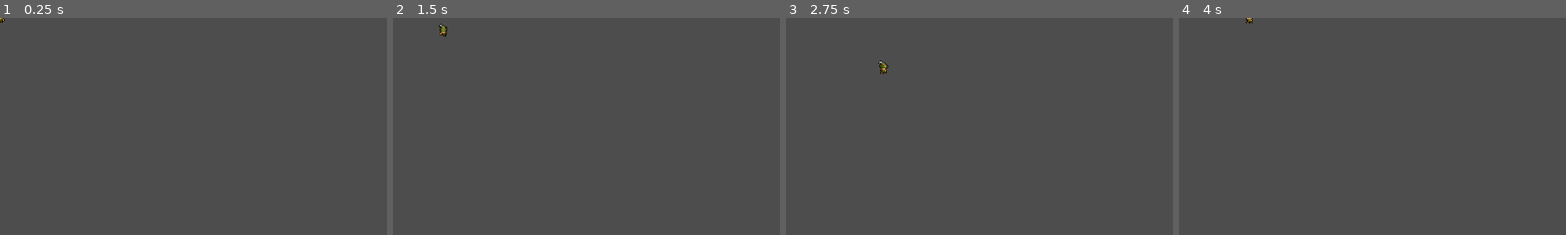
Above: before the commit, frames 1-4 (left to right).
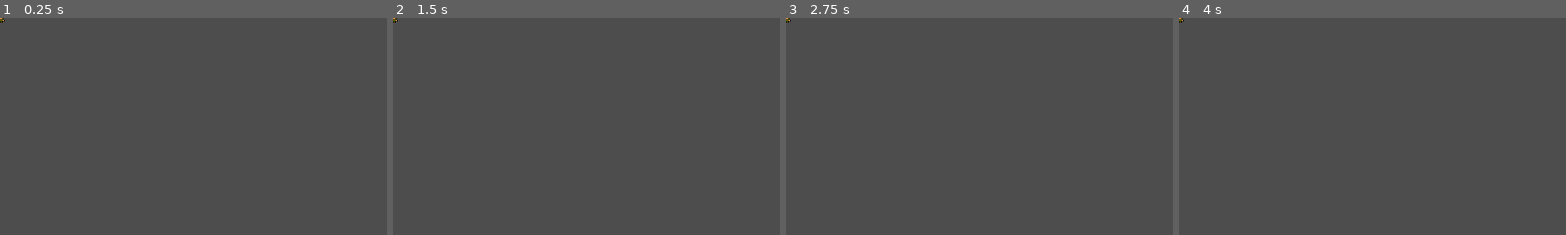
Above: after the commit, the same moments.

Repository: MaxZ0/SuvialGame-01
Game: Godot game, scene res://Scene/player.tscn
Two runs of this game, one before a commit and one after it. Both use one fixed random seed, a clock stepped at 60 frames per second and the inputs below.
Inputs:
- Up to frame 1 (0.25 s): no input
- Up to frame 2 (1.5 s): tap Enter at 0.5 s; hold D (right) 0.53-1.28 s; tap Space at 1.25 s; hold S (down) from 1.28 s (still down)
- Up to frame 3 (2.75 s): tap Enter at 2 s; release S (down) at 2.03 s; hold D (right) from 2.03 s (still down)
- Up to frame 4 (4 s): tap Space at 2.75 s; release D (right) at 2.78 s; hold W (up) 2.78-3.53 s; tap Enter at 3.5 s; hold A (left) from 3.53 s (still down)
The pictures show only the part of the screen within x 0-50%, y 0-50%; the shares and areas given below are measured in that part.

The runs differ from the first frame. In frame 1, less than 0.1% of the frame differs, in the area x 0-2%, y 0-2%; in frame 2, 0.1%; in frame 3, 0.1%, in the area x 0-27%, y 0-26%; in frame 4, less than 0.1%.

Commit message:
Done with player walking

Diff:
--- a/survival-game/Scene/player.tscn
+++ b/survival-game/Scene/player.tscn
@@ -1,6 +1,5 @@
-[gd_scene load_steps=68 format=3 uid="uid://2m2d2meh2jet"]
-
-[ext_resource type="Script" uid="uid://j2bllomhxobp" path="res://Script/player.gd" id="1_y8w33"]
+[gd_scene load_steps=67 format=3 uid="uid://2m2d2meh2jet"]
+
 [ext_resource type="Texture2D" uid="uid://el5pn1gjwpfw" path="res://Art/Charactor-art/Archer-Green.png" id="2_xa75v"]
 
 [sub_resource type="AtlasTexture" id="AtlasTexture_58ae2"]
@@ -541,12 +540,12 @@
 radius = 5.0
 
 [node name="player" type="CharacterBody2D"]
-script = ExtResource("1_y8w33")
 
 [node name="AnimatedSprite2D" type="AnimatedSprite2D" parent="."]
 sprite_frames = SubResource("SpriteFrames_5oeka")
-animation = &"idle"
-frame_progress = 0.9073633
+animation = &"death"
+frame = 4
+frame_progress = 1.0
 
 [node name="CollisionShape2D" type="CollisionShape2D" parent="."]
 position = Vector2(0, 3)
--- /dev/null
+++ b/survival-game/Scene/world.tscn
@@ -0,0 +1,10 @@
+[gd_scene load_steps=2 format=3 uid="uid://7i7quu73b7qw"]
+
+[ext_resource type="PackedScene" uid="uid://2m2d2meh2jet" path="res://Scene/player.tscn" id="1_emx41"]
+
+[node name="world" type="Node2D"]
+
+[node name="player" parent="." instance=ExtResource("1_emx41")]
+
+[node name="Camera2D" type="Camera2D" parent="."]
+zoom = Vector2(2.5, 2.5)
--- a/survival-game/Script/player.gd
+++ b/survival-game/Script/player.gd
@@ -27,3 +27,15 @@
 			$AnimatedSprite2D.play("s-walk")
 		if dir.x == -1:
 			$AnimatedSprite2D.play("w-walk")
+
+		if dir.x > 0.5 and dir.y < -0.5:
+			$AnimatedSprite2D.play("ne-walk")
+		if dir.x > 0.5 and dir.y > 0.5:
+			$AnimatedSprite2D.play("se-walk")
+		if dir.x < -0.5 and dir.y > 0.5:
+			$AnimatedSprite2D.play("sw-walk")
+		if dir.x < -0.5 and dir.y < -0.5:
+			$AnimatedSprite2D.play("nwsddsssdsds-atk")
+
+func player():
+	pass
Not shown, changed: .DS_Store
Not shown, changed: survival-game/.DS_Store
